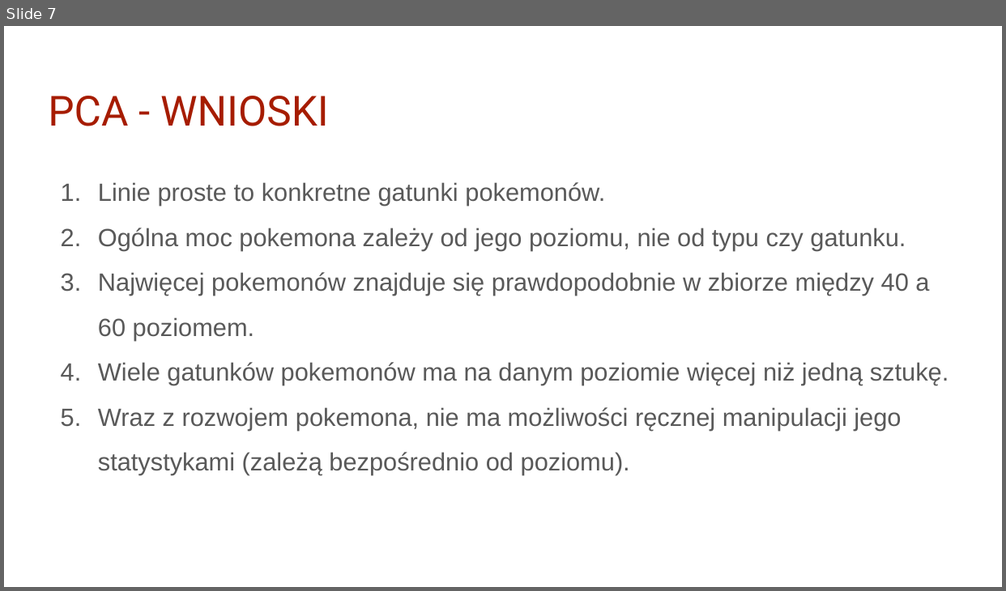
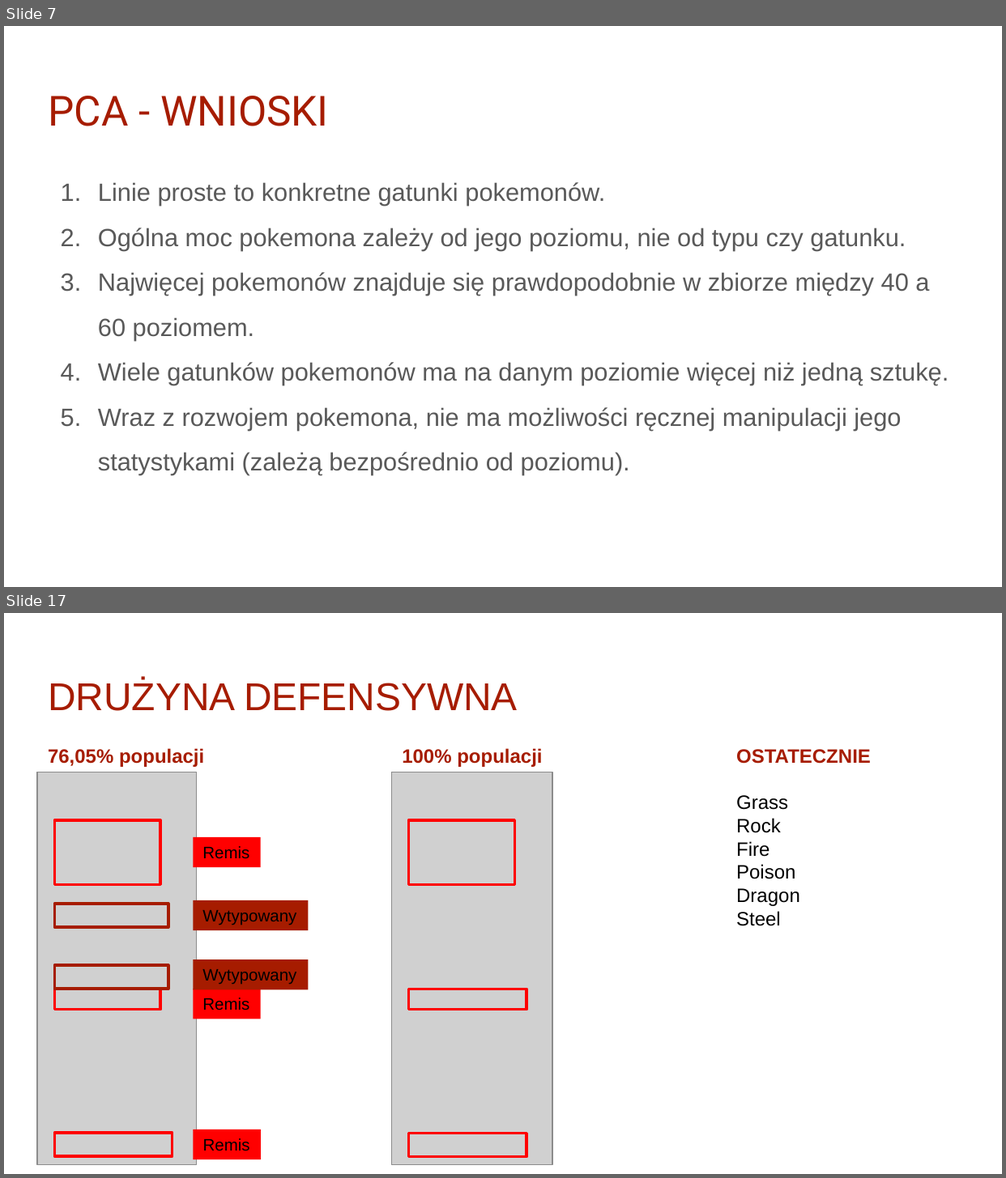
Before and after one commit to infoshareacademy/jdsz4-pg_team, a slide deck: python_project/03 presentation/Pokemony iSA Python.pptx. Shown one above the other, each under a label of ours: slide 7 before the commit, slides 7 and 17 after it; the slides between them are not shown. The pictures are 1006x591 and 1006x1178 pixels, drawn with LibreOffice and Linux fonts; fonts in the diff are those of the drawing; grey boxes stand for pictures; background and template pictures are left out. Boxes give left, top, right and bottom in pixels: in the first picture for what was removed or moved away, otherwise in the second. Text is boxed around its words. In the diff, an @@ line names an element or a change of style, - is before the commit and + after.

```diff
--- a/python_project/03 presentation/Pokemony iSA Python.pptx
+++ b/python_project/03 presentation/Pokemony iSA Python.pptx
@@ slide 17 added at (4, 613, 1002, 1174), background #FFFFFF @@
@@ title added at (48, 679, 518, 711), 28 pt, text #A61C00 @@
+DRUŻYNA DEFENSYWNA
@@ text added at (48, 748, 204, 767), 14 pt, text #A61C00, bold @@
+76,05% populacji
@@ text added at (402, 748, 542, 767), 14 pt, text #A61C00, bold @@
+100% populacji
@@ text added at (736, 749, 871, 926), 14 pt, text #000000 @@
+OSTATECZNIE
+    Grass
+    Rock
+    Fire
+    Poison
+    Dragon
+    Steel
@@ picture added at (37, 773, 197, 1166) @@
@@ picture added at (391, 773, 552, 1166) @@
@@ rectangle added at (55, 820, 160, 884), outline #FF0000 2 pt @@
@@ rectangle added at (408, 820, 514, 884), outline #FF0000 2 pt @@
@@ rectangle added at (193, 837, 261, 867), fill #FF0000, 12 pt, text #000000 @@
+Remis
@@ rectangle added at (55, 904, 168, 927), outline #A61C00 2 pt @@
@@ rectangle added at (193, 901, 308, 931), fill #A61C00, 12 pt, text #000000 @@
+Wytypowany
@@ rectangle added at (55, 965, 168, 989), outline #A61C00 2 pt @@
@@ rectangle added at (193, 960, 308, 990), fill #A61C00, 12 pt, text #000000 @@
+Wytypowany
@@ rectangle added at (55, 989, 160, 1010), outline #FF0000 2 pt @@
@@ rectangle added at (193, 989, 261, 1019), fill #FF0000, 12 pt, text #000000 @@
+Remis
@@ rectangle added at (408, 989, 526, 1010), outline #FF0000 2 pt @@
@@ rectangle added at (55, 1133, 172, 1157), outline #FF0000 2 pt @@
@@ rectangle added at (194, 1130, 262, 1160), fill #FF0000, 12 pt, text #000000 @@
+Remis
@@ rectangle added at (408, 1134, 526, 1158), outline #FF0000 2 pt @@
```
Also in this commit, not shown: 12 other slides added.
